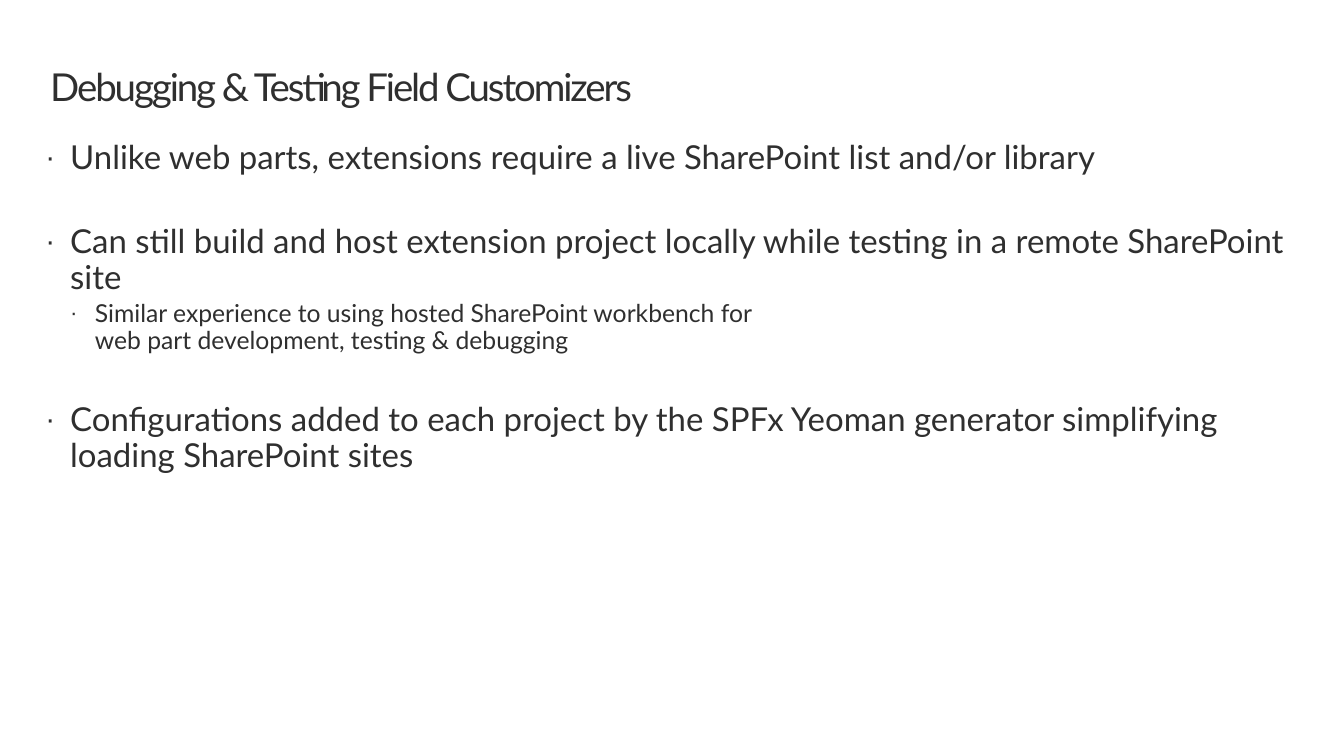
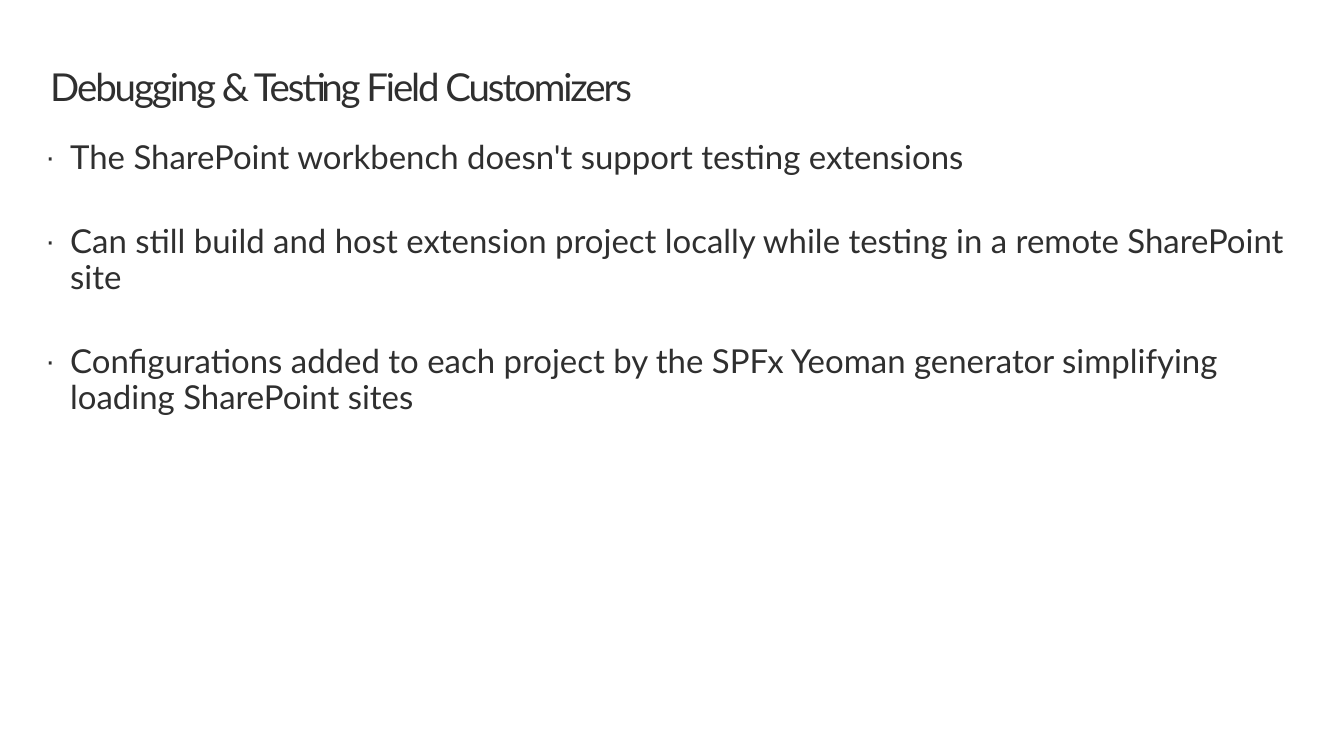
Before and after one commit to SharePoint/sp-dev-training-spfx-extensions, a slide deck: slide 6 of 02 fieldcustomizer.pptx. Drawn at 1344x756 pixels with LibreOffice and Linux fonts; fonts in the diff are those of the drawing; background and template pictures are left out. Boxes give left, top, right and bottom in pixels: in the first picture for what was removed or moved away, otherwise in the second. Text is boxed around its words. In the diff, an @@ line names an element or a change of style, - is before the commit and + after.

```diff
--- a/02 fieldcustomizer.pptx
+++ b/02 fieldcustomizer.pptx
@@ text at bbox=[70, 144, 964, 175]: text changed @@
-· Unlike web parts, extensions require a live SharePoint list and/or library
+· The SharePoint workbench doesn't support testing extensions
@@ text at bbox=[95, 304, 752, 354]: paragraph removed @@
-  · Similar experience to using hosted SharePoint workbench for
-    web part development, testing & debugging
```
Also in this commit, not shown: 58 other files.
